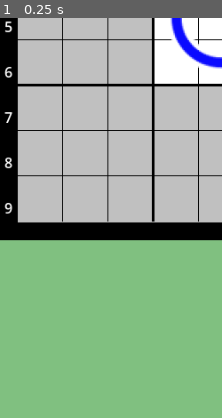
Above: before the commit, frame 1.
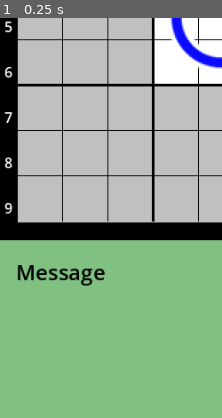
Above: after the commit, the same moment.

Repository: vivisuke/SuperTicTacToe4
Game: Godot game, scene res://main_scene.tscn
Same seed, same stepped clock (60 frames per second), same inputs: the game is played once before the commit and once after it.
Inputs:
- Up to frame 1 (0.25 s): no input
The pictures show only the part of the screen within x 0-50%, y 50-100%; the shares and areas given below are measured in that part.

The runs differ from the first frame. In frame 1, 0.9% of the frame differs, in the area x 7-48%, y 61-67%.

Commit message:
0013 ◎ C 12/27 03/05 0.001│ToDo│メッセージラベル設置

Diff:
--- a/SuperTicTacToe/main_scene.tscn
+++ b/SuperTicTacToe/main_scene.tscn
@@ -125,4 +125,13 @@
 format = 2
 layer_0/tile_data = PackedInt32Array(1, 0, 0, 131074, 1, 0)
 
+[node name="MessLabel" type="Label" parent="."]
+offset_left = 18.0
+offset_top = 719.0
+offset_right = 85.0
+offset_bottom = 745.0
+theme_override_colors/font_color = Color(0, 0, 0, 1)
+theme_override_font_sizes/font_size = 24
+text = "Message"
+
 [connection signal="pressed" from="StartStopButton" to="." method="_on_start_stop_button_pressed"]
Not shown, changed: SuperTicTacToe4.spr
